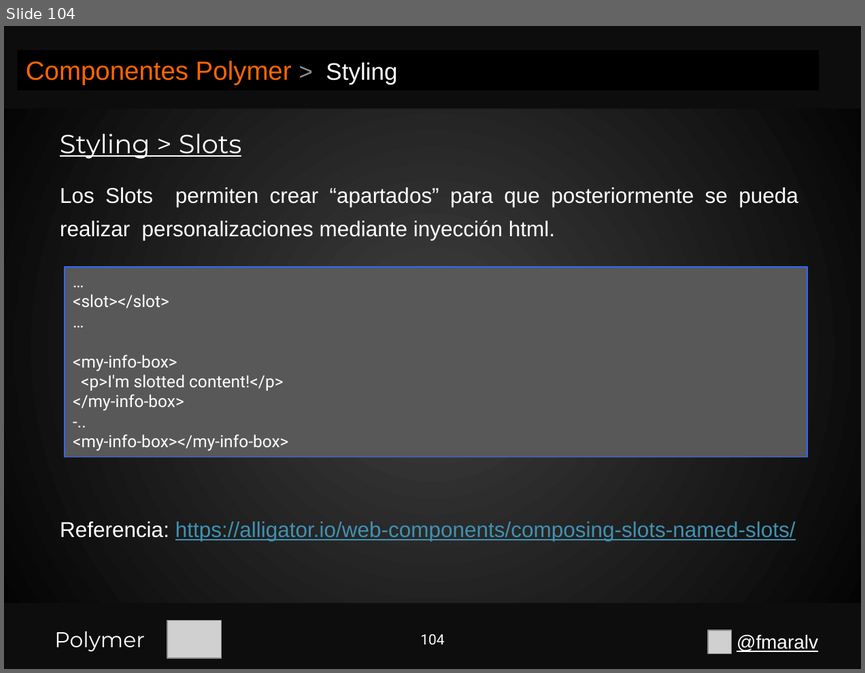
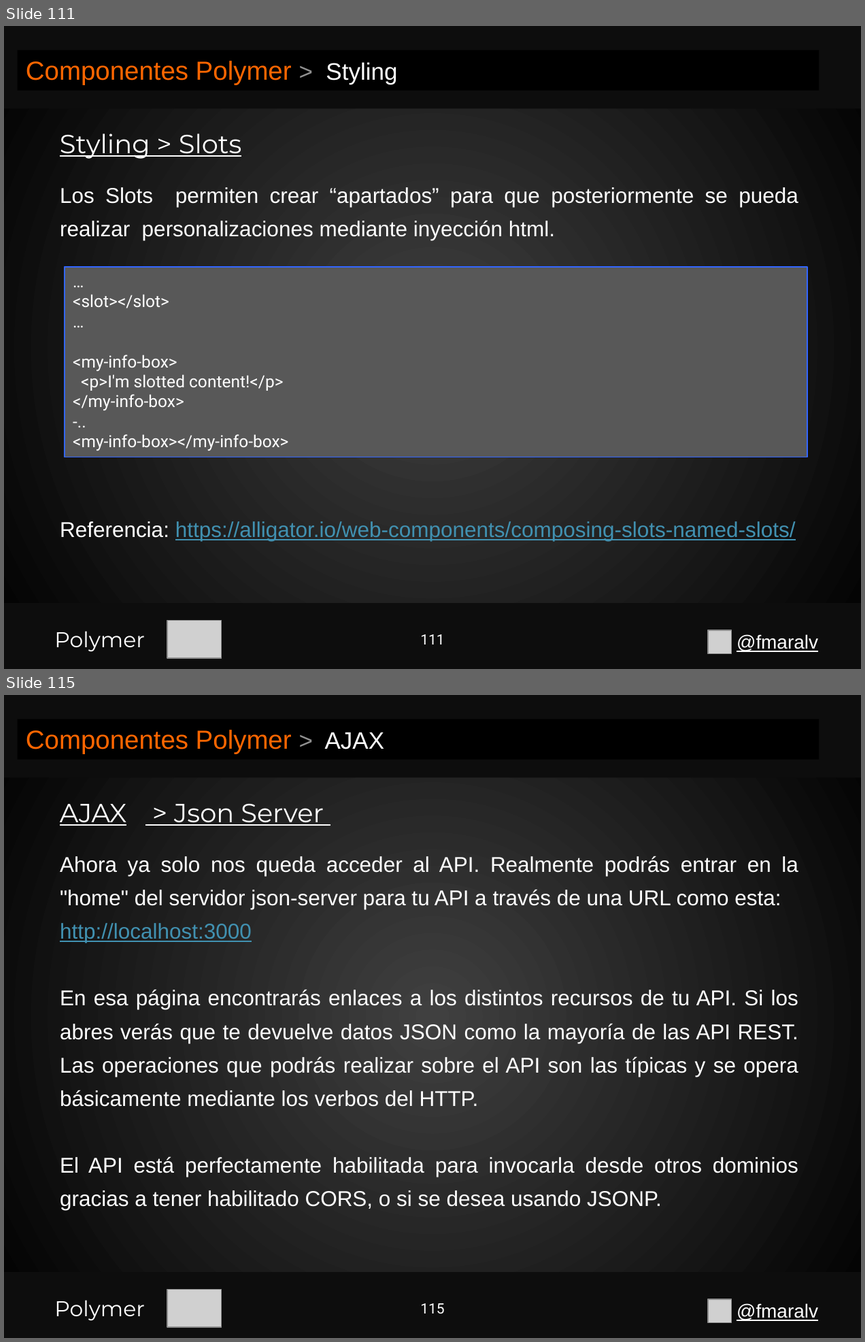
Before and after one commit to fmaralv/Presentacion, a slide deck: Polymer.pptx. Shown one above the other, each under a label of ours: slide 104 before the commit, slides 111 and 115 after it; the slides between them are not shown. The pictures are 865x673 and 865x1342 pixels, drawn with LibreOffice and Linux fonts; fonts in the diff are those of the drawing; grey boxes stand for pictures. Boxes give left, top, right and bottom in pixels: in the first picture for what was removed or moved away, otherwise in the second. Text is boxed around its words. In the diff, an @@ line names an element or a change of style, - is before the commit and + after.

```diff
--- a/Polymer.pptx
+++ b/Polymer.pptx
@@ slide 115 added at bbox=[4, 695, 861, 1338], background gradient #404040 to #000000 @@
@@ rectangle added at bbox=[4, 695, 861, 777], fill #0D0D0D @@
@@ rectangle added at bbox=[18, 719, 819, 759], fill #000000, 22 pt, text #FF6600 @@
+Componentes Polymer > AJAX
@@ text added at bbox=[60, 804, 324, 826], 22 pt, text #FFFFFF, underline @@
+AJAX > Json Server
@@ text added at bbox=[60, 856, 798, 1210], 18 pt, text #FFFFFF @@
+Ahora ya solo nos queda acceder al API. Realmente podrás entrar en la "home" del servidor json-server para tu API a través de una URL como esta:
+http://localhost:3000
+En esa página encontrarás enlaces a los distintos recursos de tu API. Si los abres verás que te devuelve datos JSON como la mayoría de las API REST. Las operaciones que podrás realizar sobre el API son las típicas y se opera básicamente mediante los verbos del HTTP.
+El API está perfectamente habilitada para invocarla desde otros dominios gracias a tener habilitado CORS, o si se desea usando JSONP.
@@ rectangle added at bbox=[4, 1272, 861, 1338], fill #0D0D0D @@
@@ rectangle added at bbox=[4, 1272, 861, 1338], fill #0D0D0D @@
@@ text added at bbox=[54, 1300, 145, 1321], 18 pt, text #FFFFFF @@
+Polymer
@@ picture added at bbox=[168, 1289, 222, 1327] @@
@@ page number added at bbox=[420, 1303, 444, 1313], 12 pt, text #FFFFFF @@
+115
@@ picture added at bbox=[707, 1299, 732, 1323] @@
@@ text added at bbox=[736, 1303, 818, 1321], 16 pt, text #FFFFFF, underline @@
+@fmaralv
@@ what was slide 104 is now slide 111 @@
@@ page number at bbox=[420, 634, 444, 644]: text changed @@
-104
+111
```
Also in this commit, not shown: 5 slides changed, 14 other slides added.
